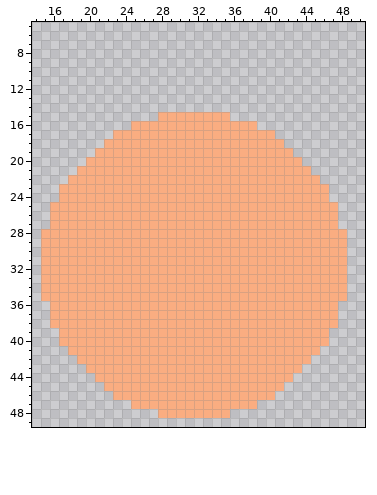
Edited in one commit: pixel-art sprite (sprites/sprite0/1a88c3bc-fe03-436f-a49e-e49b73b42ead.png). The picture above was drawn from the file before the commit.
The file is 64x64 pixels. Shown: x 14..50, y 5..49.
Now the later version:
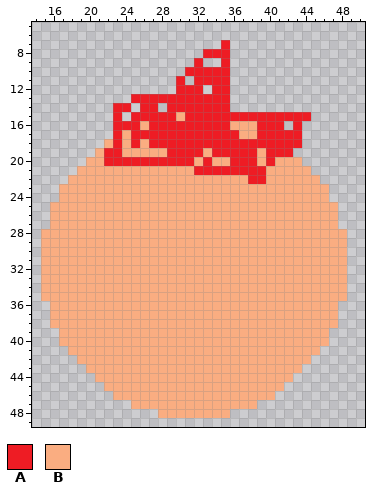
Palette (. is transparent): A #ee1c24  B #faad81
The exact change:
The edit adds colour A in row 7 at x 35; in row 8 at x 33 to 35; in row 9 at x 32 and 35; in row 10 at x 31 to 35; in row 11 at x 30 and 32 to 35; in row 12 at x 30 to 32 and 34 to 35.
The edit adds colour A in row 13 at x 25 to 35; in row 14 at x 23 to 24, 26 to 27 and 29 to 35; in row 15 at x 23, 25 to 27 and 36 to 44; in row 16 at x 23 to 24, 39 to 41 and 43; in row 17 at x 41 to 43; in row 18 at x 42 to 43.
Colour B gives way to colour A in row 15 at x 28 to 29 and 31 to 35; in row 16 at x 25 and 27 to 35; in row 17 at x 23, 25 to 36 and 39 to 40; in row 18 at x 23, 25 and 27 to 41; in row 19 at x 22 to 23, 29 to 32, 34 to 38 and 40 to 42; in row 20 at x 22 to 31, 33, 36 to 38 and 40.
Colour B gives way to colour A in row 21 at x 32 to 39; in row 22 at x 38 to 39.
Where, in picture pixels (left, top, right, bottom), the same in both pictures:
changed: (104, 40, 311, 184)
